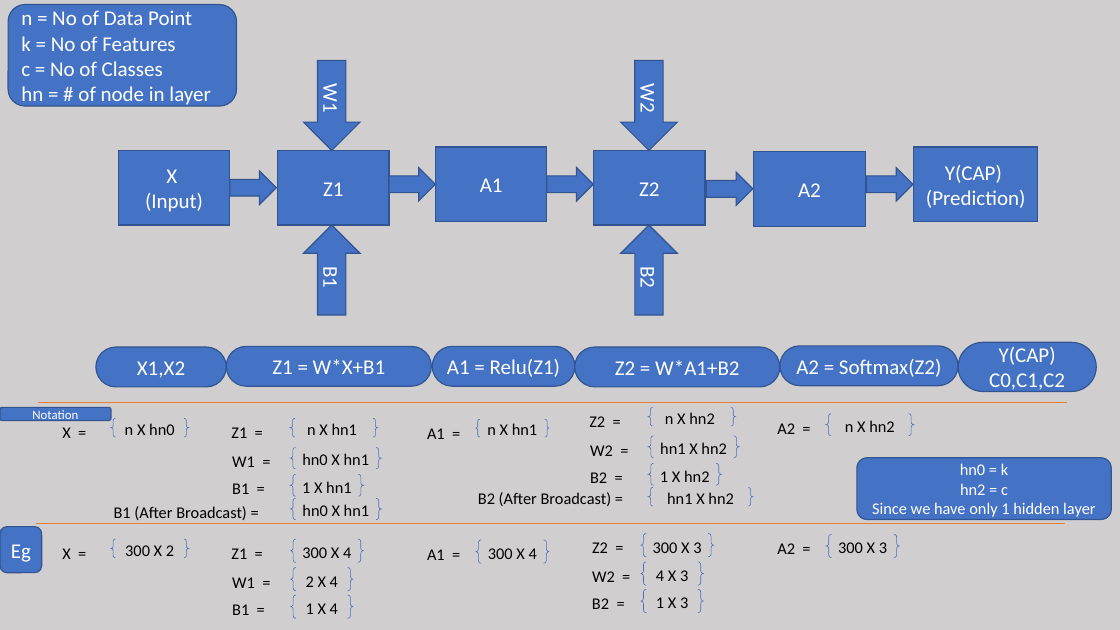
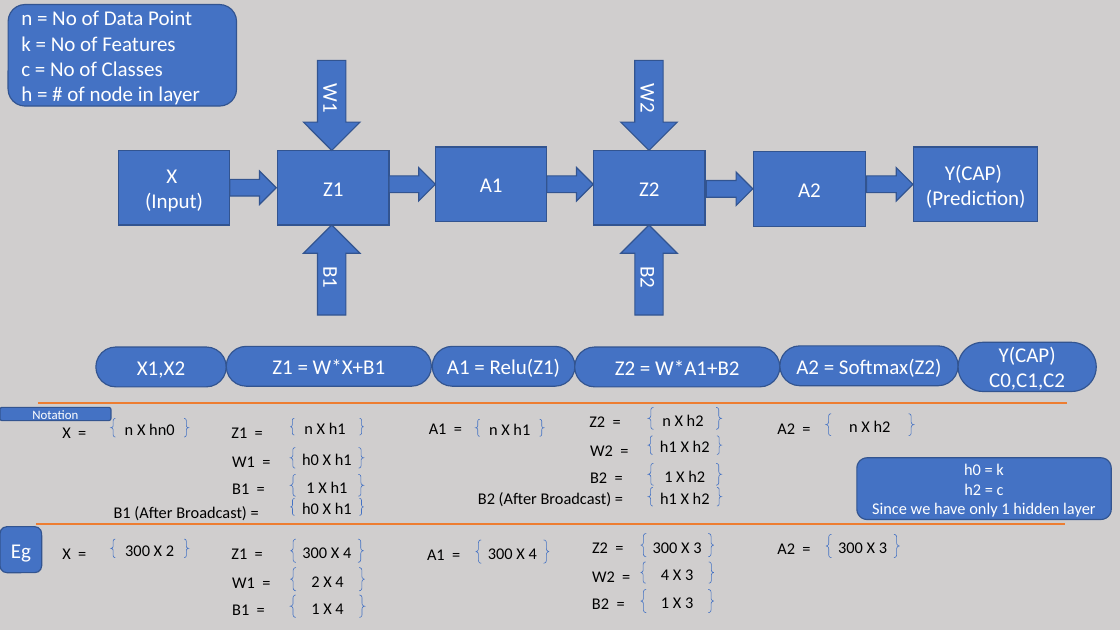
Before and after one commit to JagrutBhatt/NeuralNetworks, a slide deck: slide 3 of NN.pptx. Drawn at 1120x630 pixels with LibreOffice and Linux fonts; fonts in the diff are those of the drawing. Boxes give left, top, right and bottom in pixels: in the first picture for what was removed or moved away, otherwise in the second. Text is boxed around its words. In the diff, an @@ line names an element or a change of style, - is before the commit and + after.

```diff
--- a/NN.pptx
+++ b/NN.pptx
@@ text in rounded rectangle at (x1=21, y1=86, x2=199, y2=108): text changed @@
-hn = # of node in layer
+h = # of node in layer
@@ brace pair "n X h1" resized from (x1=291, y1=418, x2=378, y2=437) to (x1=291, y1=418, x2=364, y2=435) @@
@@ text "A1 =" moved from (x1=427, y1=428, x2=445, y2=439) to (x1=429, y1=423, x2=447, y2=434) @@
@@ brace pair "n X h1" resized from (x1=476, y1=419, x2=549, y2=437) to (x1=476, y1=419, x2=544, y2=436) @@
@@ brace pair "n X h2" resized from (x1=649, y1=408, x2=736, y2=426) to (x1=649, y1=408, x2=722, y2=429) @@
@@ text in brace pair at (x1=662, y1=414, x2=704, y2=426): text changed @@
-n X hn2
+n X h2
@@ brace pair "h0 X h1" resized from (x1=291, y1=448, x2=381, y2=469) to (x1=291, y1=448, x2=364, y2=469) @@
@@ text in brace pair at (x1=304, y1=422, x2=346, y2=434): text changed @@
-n X hn1
+n X h1
@@ text in brace pair at (x1=489, y1=423, x2=530, y2=435): text changed @@
-n X hn1
+n X h1
@@ brace pair "h1 X h2" resized from (x1=649, y1=436, x2=739, y2=458) to (x1=649, y1=436, x2=722, y2=455) @@
@@ text in brace pair at (x1=660, y1=440, x2=710, y2=452): text changed @@
-hn1 X hn2
+h1 X h2
@@ text in brace pair at (x1=849, y1=420, x2=891, y2=432): text changed @@
-n X hn2
+n X h2
@@ text in brace pair at (x1=302, y1=453, x2=352, y2=465): text changed @@
-hn0 X hn1
+h0 X h1
@@ text in brace pair at (x1=664, y1=470, x2=705, y2=482): text changed @@
-1 X hn2
+1 X h2
@@ text in rounded rectangle at (x1=964, y1=463, x2=1004, y2=495): text changed @@
-hn0 = k
-hn2 = c
+h0 = k
+h2 = c
@@ brace pair "h0 X h1" resized from (x1=291, y1=498, x2=381, y2=519) to (x1=291, y1=498, x2=364, y2=515) @@
@@ text in brace pair at (x1=302, y1=502, x2=352, y2=514): text changed @@
-hn0 X hn1
+h0 X h1
@@ text in brace pair at (x1=306, y1=481, x2=348, y2=493): text changed @@
-1 X hn1
+1 X h1
@@ brace pair "h1 X h2" resized from (x1=649, y1=487, x2=753, y2=506) to (x1=649, y1=487, x2=722, y2=506) @@
@@ text in brace pair at (x1=660, y1=492, x2=710, y2=504): text changed @@
-hn1 X hn2
+h1 X h2
@@ brace pair "2 X 4" resized from (x1=291, y1=568, x2=354, y2=592) to (x1=291, y1=568, x2=365, y2=592) @@
@@ brace pair "4 X 3" resized from (x1=641, y1=562, x2=704, y2=586) to (x1=641, y1=562, x2=714, y2=583) @@
@@ brace pair "1 X 4" resized from (x1=291, y1=595, x2=354, y2=618) to (x1=291, y1=595, x2=365, y2=618) @@
@@ brace pair "1 X 3" resized from (x1=641, y1=590, x2=704, y2=613) to (x1=641, y1=590, x2=714, y2=613) @@
```
Also in this commit, not shown: 1 other slide changed, 6 slides added.
